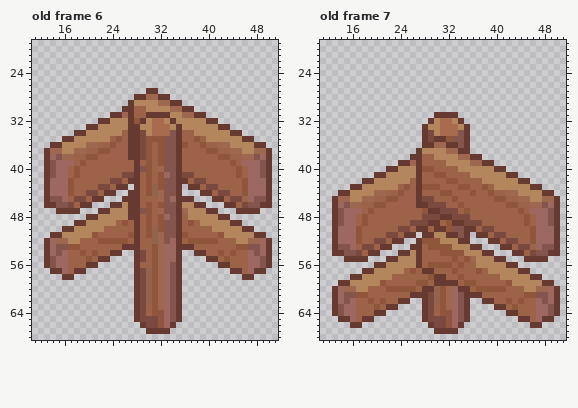
Pixel-art file, stored at dot/saku.aseprite. Above: the version before the commit.
64x96 pixels, 9 frames. Shown: old frame 6: x 11..51, y 19..68; old frame 7: x 11..51, y 19..68. The commit also changed other frames, which this record leaves out.
And afterwards:
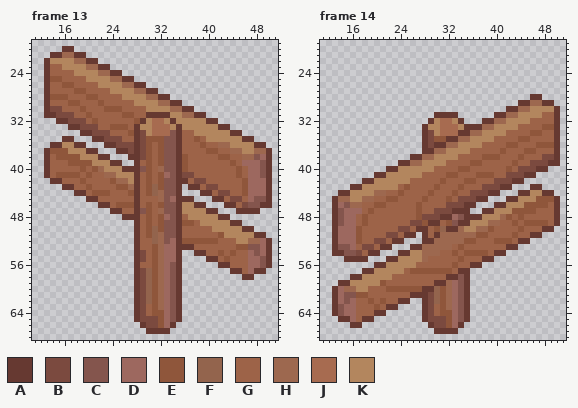
Palette (. is transparent): A #663931  B #7b4a3f  C #84554d  D #9d685f  E #8f563b  F #93644d  G #9d6348  H #9d684f  J #a76b50  K #b3865e
Diff:
frames 9 -> 14
Frame 13 against old frame 6, layers "Group 2/Layer 9", "Group 2/Layer 7":
y 20: x 16..17 .. -> AA
y 21: x 14..19 ...... -> AAHHAA
y 22: x 13..21 ......... -> AKKKKHHAA
y 23: x 13..23 ........... -> AGGKKKKHHAA
y 24: x 13..25 ............. -> AGGGGKKKKHHAA
y 25: x 13..27 ............... -> AEEGGGGKKKKHHAA
y 26: x 13..29 ................. -> AGGEEGGGGKKKKHHAA
y 27: x 13..29 ................. -> AGGGGEEGGGGKKKKHH
y 28: x 13..29 ...............AA -> AEEEGGGEEGGGGKKKK
y 29: x 13..27 ..............A -> AGGGEEGGGEGGGGG
y 30: x 13..27 .............AA -> ABBGGGEGGGEEEGG
y 31: x 13..27 ...........AAHA -> AABBBGGEGGGGGEE
y 32: x 15..27 .......AAKKKA -> AABBBGEGGGGGG
y 33: x 17..27 ...AAKKKKKA -> AABBBGGEEEG
y 34: x 18 A -> .; x 20..25 KKKKKK -> ABBBGG; x 27 A -> E
y 35: x 18..25 KKKKKKGE -> ...AABBB; x 27 A -> G
y 36: x 18..27 KKHHGGEGGA -> AA...AABBB; x 36 E -> G
y 37: x 14..16 HHK -> EEE; x 18..27 HHGGEEGGGA -> KKAA...AAB
y 38: x 14..26 DCHHGGEEGGGGG -> GEEEEKKKAA...; x 36 G -> E
y 39: x 14..18 CDDDG -> GGGEE; x 20..27 GGGGGGGG -> EKKKAA..; x 36 G -> E
y 40: x 14..16 CDD -> GGG; x 18..19 EG -> GE; x 21..27 GGGGGGG -> EHKKKAA; x 36 G -> E
y 41: x 14..17 CDDG -> GEEE; x 20 G -> E; x 23..27 GGGBB -> HHKKK
y 42: x 13..17 ADDDE -> .AAGG; x 19 G -> E; x 24..27 BBGA -> EHHK
y 43: x 13..17 ADDDE -> ...AA; x 20 G -> E; x 22..23 BB -> GG; x 25..27 AA. -> EEH
y 44: x 13..27 ADDDEGGBBGAA..A -> .....AAGEEEGGGE
y 45: x 13..20 ACCDGBBG -> .......A; x 22..27 A...AA -> GGGGGG
y 46: x 13..20 AACCBGAA -> ........; x 22..27 ..AAKA -> AAGEEE
y 47: x 15..18 AAAA -> ....; x 22..27 AAKKKA -> ..AAGG; x 36 H -> K
y 48: x 20..26 AAKKKKK -> ......A
y 49: x 18..27 AAKKKKKGEG -> ..........; x 36 G -> E
y 50: x 16..27 AAKKKKKGGGGG -> ............
y 51: x 14..27 AAKKKKKEGGGGGE -> ..............; x 36 E -> G
y 52: x 13..27 ADHHKKGGGEEEEEG -> ...............; x 36 G -> E
y 53: x 13..27 ADCCEEGGGGGGGAA -> ...............
y 54: x 13..25 ADCDGGEGEGGAA -> .............
y 55: x 13..23 ACDDGGGEGAA -> ...........
y 56: x 13..21 ACDDGGGAA -> .........
y 57: x 14..19 AADGAA -> ......
y 58: x 16..17 AA -> ..
Frame 14 against old frame 7, layers "Group 2/Layer 8", "Group 2/Layer 6":
y 28: x 46..47 .. -> AA
y 29: x 44..49 ...... -> AAHHAA
y 30: x 42..50 ......... -> AAHHKKKKA
y 31: x 40..50 ........... -> AAHHKKKKGGA
y 32: x 38..50 ............. -> AAHHKKKKGGGGA
y 33: x 36..50 ............... -> AAHHKKKKGGGGEEA
y 34: x 34 C -> A; x 36..50 ............... -> HHKKKKGGGGEEGGA
y 35: x 30..50 AAECCA............... -> EEAAHHKKKKGGGGEEGGGGA
y 36: x 29..50 AHHAACA............... -> BAAHHKKKKGGGGEEGGGEEEA
y 37: x 27..50 AKKKKHHAA............... -> .AAHHKKKKGGGGGEGGGEEGGGA
y 38: x 28..29 GG -> HH; x 34..50 HHAA............. -> GGGGEEEGGGEGGGBBA
y 39: x 27..50 AGGGGKKKKHHAA........... -> HKKKKGGGGEEGGGGGEGGBBBAA
y 40: x 27..29 AEE -> KKK; x 34..48 KKKKKKAA....... -> EEGGGGGGEGBBBAA
y 41: x 27 A -> K; x 30..33 EEGG -> GGEE; x 36..46 KKKKKKAA... -> GEEEGGBBBAA
y 42: x 27 A -> G; x 31..33 GEE -> EGG; x 35..36 GG -> EE; x 38..43 KKKKKK -> GGBBBA; x 45 A -> .
y 43: x 27..29 AEE -> GGG; x 35 E -> G; x 38..45 EGKKKKKK -> BBBAA...
y 44: x 27 A -> G; x 29 G -> E; x 31..33 EEG -> GGE; x 36..45 EGGEGGHHKK -> BBBAA...AA
y 45: x 27..29 ABB -> GEG; x 32..45 GEGGGGGGEEGGHH -> EGBBBAA...AAKK; x 47..49 KHH -> EEE
y 46: x 27..49 AABBBGGEGGGGGGGEEGGHHCD -> EGGGGBBBAA...AAKKKEEEEG
y 47: x 27..30 GEAA -> EGGB; x 33..43 BGEGGGGGGGG -> AAA..AAKKKE; x 45..49 GDDDC -> EEGGG
y 48: x 27 G -> E; x 33..42 BBBGGGGGGG -> DCAAAKKKHE; x 44..45 GE -> EG; x 47..49 DDC -> GGG
y 49: x 28 B -> E; x 33 A -> C; x 35..40 BBBGGG -> AKKKHH; x 43 G -> E; x 46..49 GDDC -> EEEG
y 50: x 30..39 AAECCAAGBB -> EFAAHKKHHE; x 44 G -> E; x 46..50 EDDDA -> GGAA.
y 51: x 29..38 AKKAACA.AA -> GAHHHHHHEE; x 40..41 BB -> GG; x 43 G -> E; x 46..50 EDDDA -> AA...
y 52: x 27..50 AEEEKKKAA...AAGBBGGEDDDA -> .AAHHHHHEEGGGEEEGAA.....
y 53: x 28..41 GEEEEKKKAA...A -> HHHHHGEGGGGGGG; x 43..50 GBBGDCCA -> A.......
y 54: x 27..32 AGGGEE -> KHHHGG; x 34..41 EKKKAA.. -> GEEEEGAA; x 43..50 AAGBCCAA -> ........
y 55: x 27..28 AG -> KH; x 33..41 EGEHKKKAA -> GEGGGAA..; x 45..48 AAAA -> ....
y 56: x 27 A -> G; x 29..34 EEEEGE -> GGGGEG; x 36..43 GKKKKKAA -> AA......
y 57: x 27..45 GAAGGGEGGGEGKKKKKAA -> EEEEEEGAA..........
y 58: x 29..47 EAAGGEGGGGGGKKKKKAA -> GGGAACA............
y 59: x 27..28 EE -> GG; x 32..49 AAGEEGGGGGEKKKKKAA -> HDCA..............
y 60: x 27 G -> E; x 34 A -> C; x 36..50 GEEEEEGGGKKHHDA -> ...............
y 61: x 36..50 AAGGGGGGGEECCDA -> ...............
y 62: x 38..50 AAGGEGEGGDCDA -> .............
y 63: x 40..50 AAGEGGGDDCA -> ...........
y 64: x 42..50 AAGGGDDCA -> .........
y 65: x 44..49 AAGDAA -> ......
y 66: x 46..47 AA -> ..
Where, in picture pixels (left, top, right, bottom), the same in both pictures:
changed: (44, 46, 146, 280)
changed: (182, 142, 188, 172)
changed: (182, 208, 188, 244)
changed: (416, 94, 560, 328)
